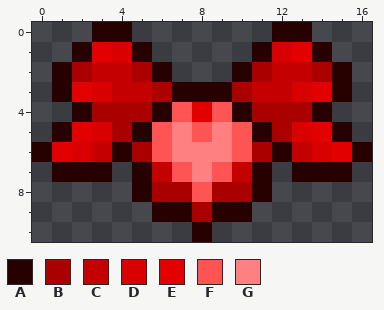
Pixel-art sprite: Items/PostML/ImmediateOres/VanadiumCuirass.png. The picture above is the old version.
The file is 34x22 pixels, drawn in blocks of 2x2; one block is one cell here.
Palette (. is transparent): A #270000  B #ab0000  C #c50000  D #d80000  E #e30000  F #ff5454  G #ff8080
Pixels before, first column x 0:
 0 ...AA.......AA...
 1 ..AEDA.....ADEA..
 2 .ABCCBA...ABCCBA.
 3 .AEDCCBAAABCCDEA.
 4 ..ABBBAFEFABBBA..
 5 .AEDBAFGFGFABDEA.
 6 AEDCABFGGGFBACDEA
 7 .AAA.ACFGFCA.AAA.
 8 .....ABBFBBA.....
 9 ......AABAA......
10 ........A........
New version:
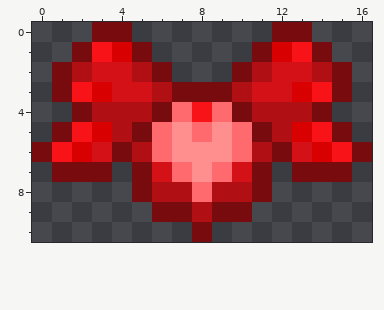
Changes in this commit:
colour A: #270000 -> #780b0d
colour B: #ab0000 -> #b01014
colour C: #c50000 -> #d31116
colour E: #e30000 -> #f71318
colour F: #ff5454 -> #fe6a6e
colour G: #ff8080 -> #ff8f8f
Pixel boxes of the changes (left, top, right, bottom) in both pictures:
changed: (32, 22, 372, 242)
